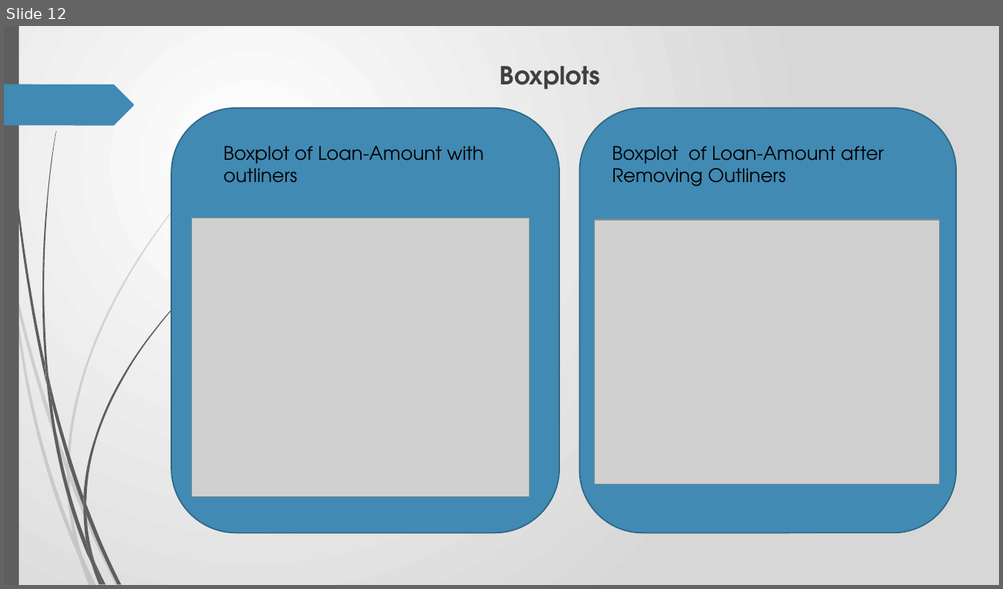
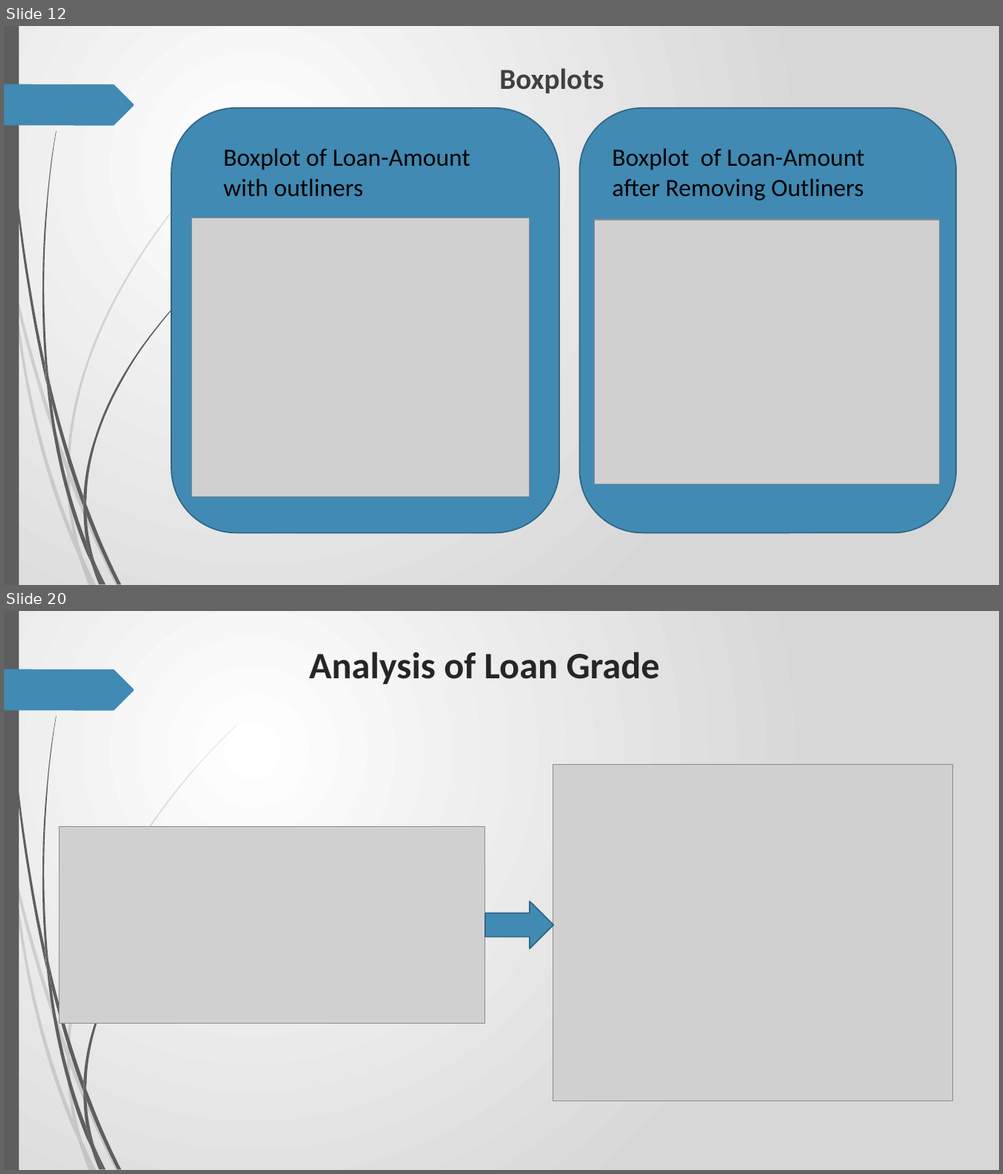
Before and after one commit to RavishankarDuMCA10/LendingClubCaseStudy, a slide deck: Case_Study.pptx. Shown one above the other, each under a label of ours: slide 12 before the commit, slides 12 and 20 after it; the slides between them are not shown. The pictures are 1003x589 and 1003x1174 pixels, drawn with LibreOffice and Linux fonts; fonts in the diff are those of the drawing; grey boxes stand for pictures. Boxes give left, top, right and bottom in pixels: in the first picture for what was removed or moved away, otherwise in the second. Text is boxed around its words. In the diff, an @@ line names an element or a change of style, - is before the commit and + after.

Commit message:
Added Bivariate Analysis to ppt

```diff
--- a/Case_Study.pptx
+++ b/Case_Study.pptx
@@ slide 20 added at (x1=4, y1=611, x2=999, y2=1170), background gradient #FFFFFF to #D7D7D7; not listed: 24 template elements that a slide beside it also shows @@
@@ title added at (x1=309, y1=652, x2=660, y2=684), 36 pt, text #262626, bold @@
+Analysis of Loan Grade
@@ picture added at (x1=553, y1=765, x2=953, y2=1102) @@
@@ picture added at (x1=60, y1=826, x2=485, y2=1024) @@
@@ right arrow added at (x1=485, y1=901, x2=553, y2=949), fill #418AB3, outline #306684 1.25 pt @@
@@ slide 12 changed as well @@
@@ text "Boxplots" at (x1=499, y1=68, x2=603, y2=93): size 24 to 28 pt, font TeX Gyre Adventor to Calibri @@
@@ text "Boxplot of Loan-Amount with outliners" at (x1=223, y1=148, x2=470, y2=197): size 18 to 24 pt, font TeX Gyre Adventor to Calibri @@
@@ text "Boxplot of Loan-Amount after Removing ..." at (x1=612, y1=148, x2=864, y2=201): size 18 to 24 pt, font TeX Gyre Adventor to Calibri @@
```
Also in this commit, not shown: 6 other slides changed, 29 other slides added.
